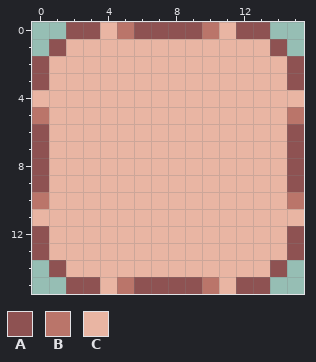
File history of a pixel-art file, images/frames/branches.aseprite. Above, as it was before the edit.
16x16 pixels, 1 frame.
Visible layers, top first: "outline", "backest-ground".
Palette (. is transparent): A #8e5252  B #ba756a  C #e9b5a3
Pixels before, first column x 0:
 0 ..AACBAAAABCAA..
 1 .ACCCCCCCCCCCCA.
 2 ACCCCCCCCCCCCCCA
 3 ACCCCCCCCCCCCCCA
 4 CCCCCCCCCCCCCCCC
 5 BCCCCCCCCCCCCCCB
 6 ACCCCCCCCCCCCCCA
 7 ACCCCCCCCCCCCCCA
 8 ACCCCCCCCCCCCCCA
 9 ACCCCCCCCCCCCCCA
10 BCCCCCCCCCCCCCCB
11 CCCCCCCCCCCCCCCC
12 ACCCCCCCCCCCCCCA
13 ACCCCCCCCCCCCCCA
14 .ACCCCCCCCCCCCA.
15 ..AACBAAAABCAA..
Once edited:
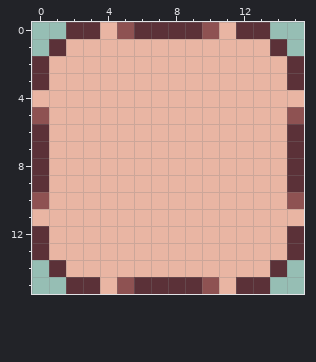
Diff:
colour A: #8e5252 -> #5b3138
colour B: #ba756a -> #8e5252
Where, in picture pixels (left, top, right, bottom), the same in both pictures:
changed: (32, 22, 304, 294)
